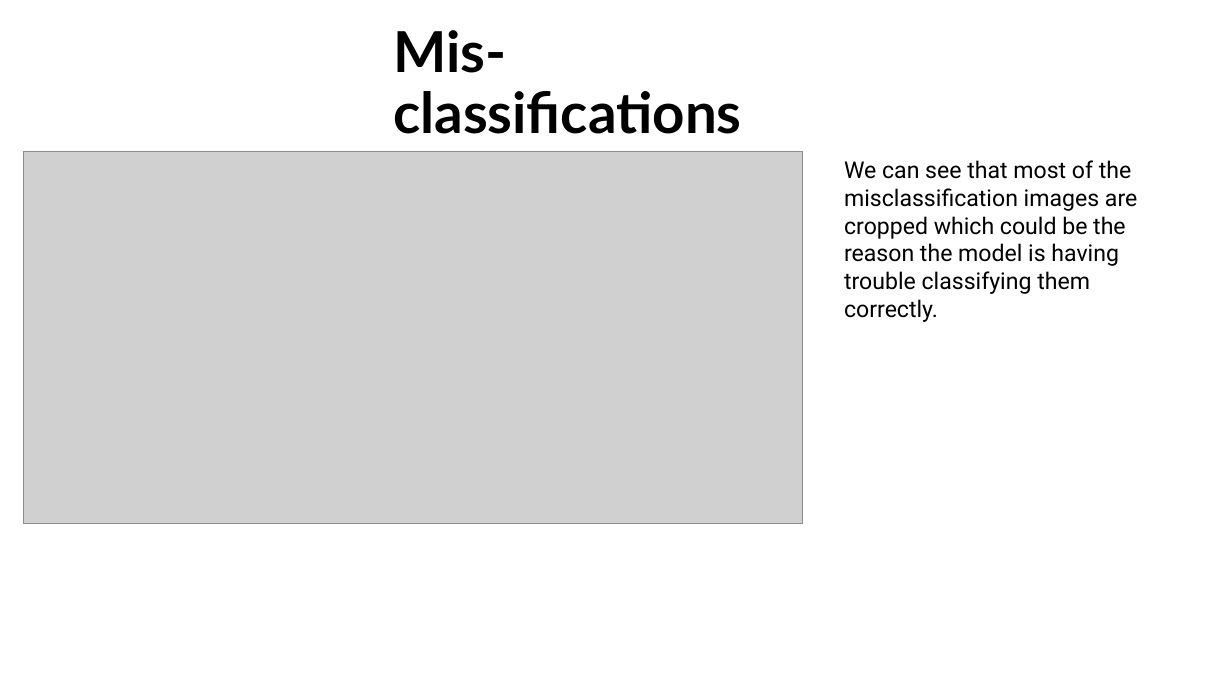
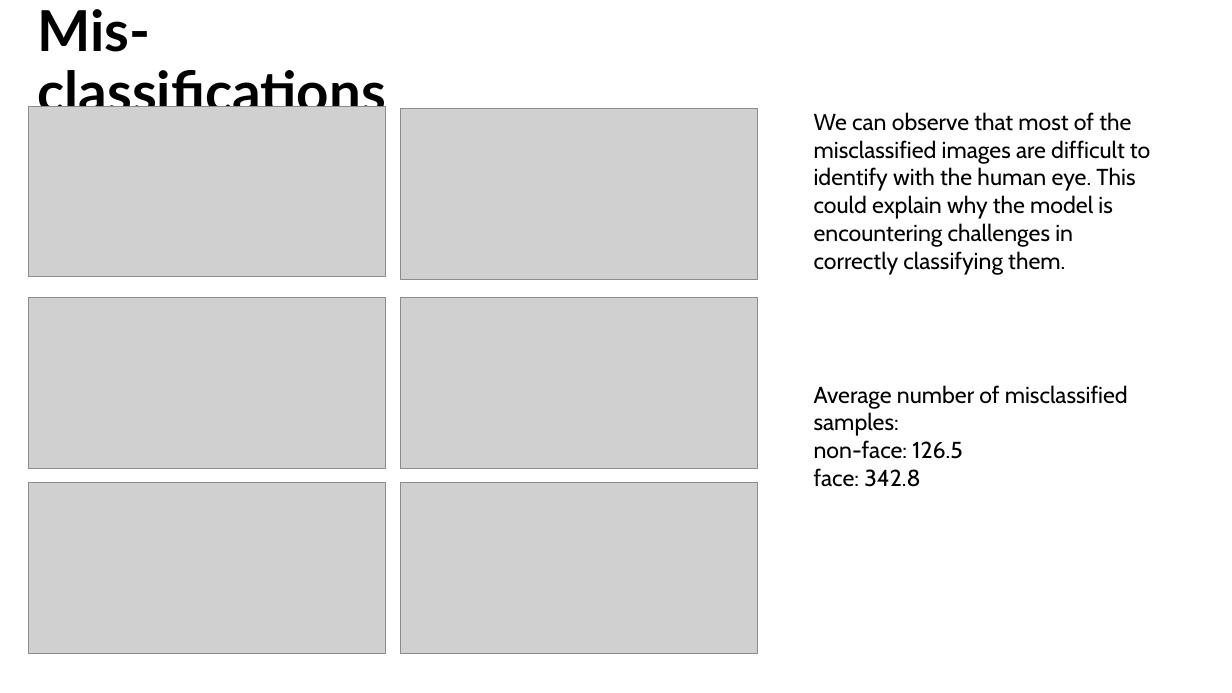
Before and after one commit to noatal345/Image_Classification_Task, a slide deck: slide 7 of results.pptx. Drawn at 1232x693 pixels with LibreOffice and Linux fonts; fonts in the diff are those of the drawing; grey boxes stand for pictures; background and template pictures are left out. Boxes give left, top, right and bottom in pixels: in the first picture for what was removed or moved away, otherwise in the second. Text is boxed around its words. In the diff, an @@ line names an element or a change of style, - is before the commit and + after.

```diff
--- a/results.pptx
+++ b/results.pptx
@@ title "Mis-classifications" rewrapped from bbox=[393, 30, 741, 134] to bbox=[37, 9, 385, 107] @@
@@ picture added at bbox=[28, 106, 385, 277] @@
@@ picture added at bbox=[400, 108, 758, 279] @@
@@ text at bbox=[814, 112, 1150, 275]: text changed; font Roboto to Cabin @@
-We can see that most of the misclassification images are cropped which could be the reason the model is having trouble classifying them correctly.
+We can observe that most of the misclassified images are difficult to identify with the human eye. This could explain why the model is encountering challenges in correctly classifying them.
@@ picture removed at bbox=[23, 152, 802, 524] @@
@@ picture added at bbox=[28, 298, 385, 469] @@
@@ picture added at bbox=[400, 298, 758, 469] @@
@@ text added at bbox=[814, 385, 1128, 487], 18 pt, text #000000 @@
+Average number of misclassified samples:
+non-face: 126.5
+face: 342.8
@@ picture added at bbox=[28, 482, 385, 653] @@
@@ picture added at bbox=[400, 482, 758, 653] @@
```
Also in this commit, not shown: 4 other slides changed, 3 other files.
